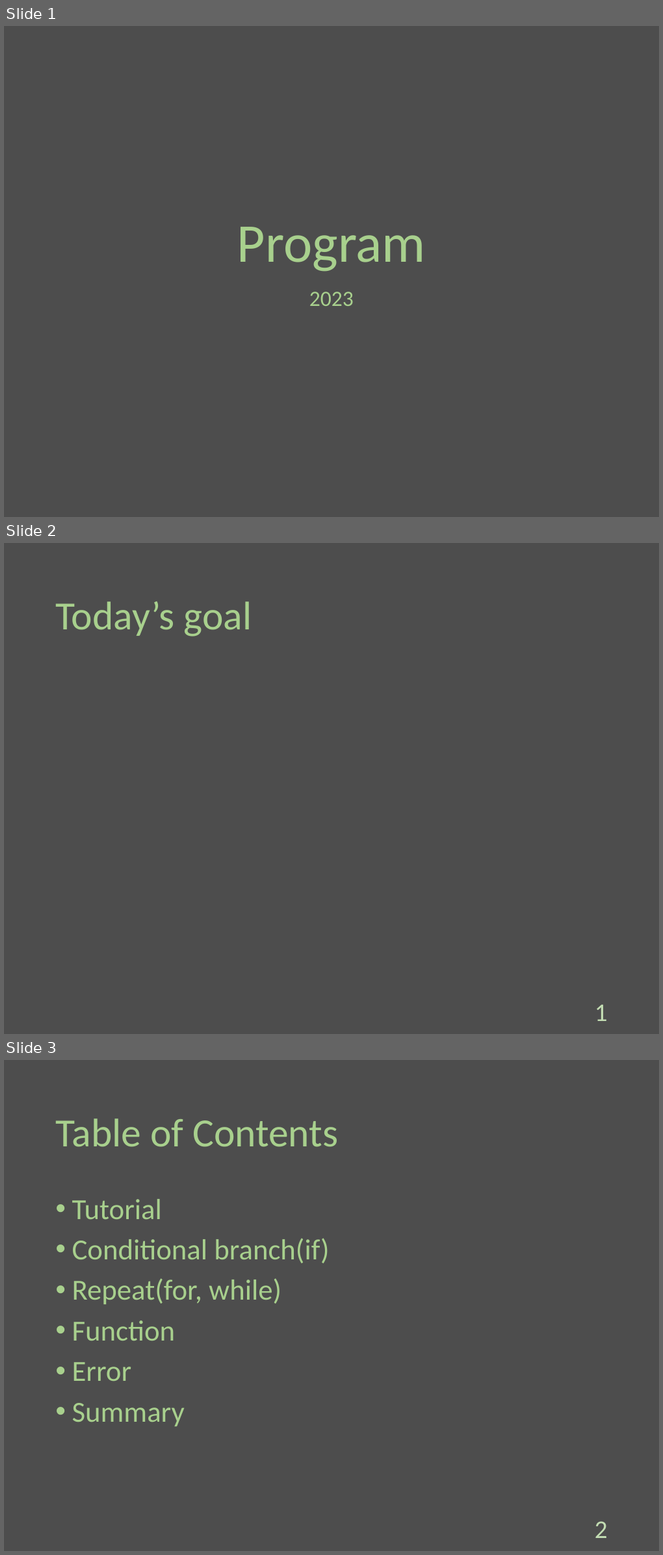
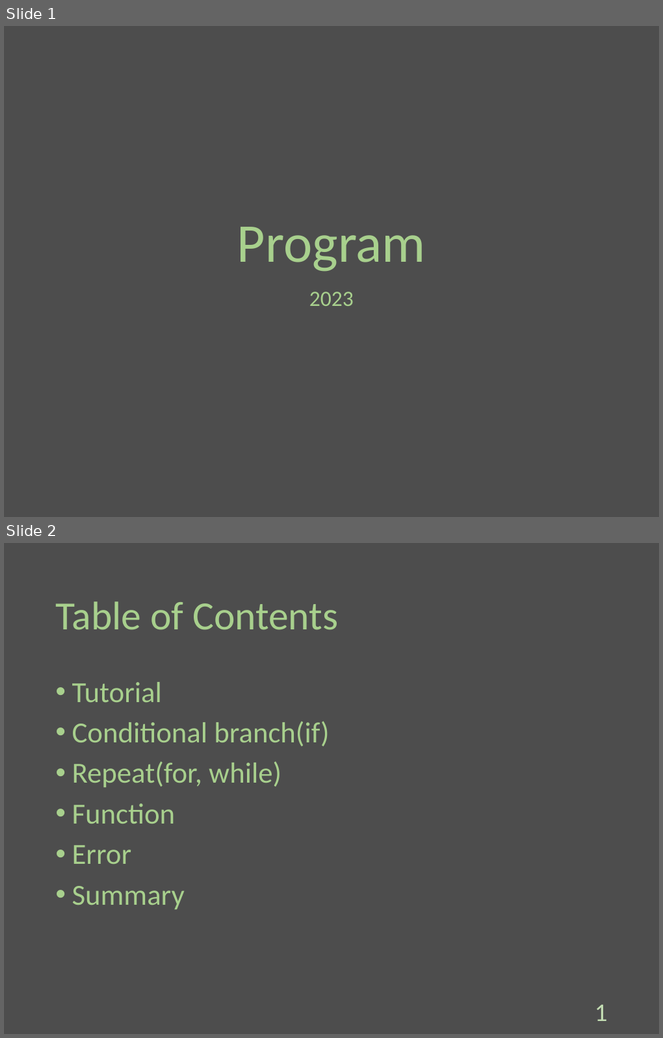
Before and after one commit to Melbeck777/program_seminar, a slide deck: ProgramSlide.pptx. Shown one above the other, each under a label of ours: slides 1, 2 and 3 before the commit, slides 1 and 2 after it. The pictures are 663x1555 and 663x1038 pixels, drawn with LibreOffice and Linux fonts; fonts in the diff are those of the drawing. Boxes give left, top, right and bottom in pixels: in the first picture for what was removed or moved away, otherwise in the second. Text is boxed around its words. In the diff, an @@ line names an element or a change of style, - is before the commit and + after.

```diff
--- a/ProgramSlide.pptx
+++ b/ProgramSlide.pptx
@@ slide 2 removed at (4, 543, 659, 1034), background #4D4D4D @@
@@ title removed at (55, 601, 252, 637) @@
-Today’s goal
@@ page number removed at (595, 1005, 608, 1021) @@
-1
@@ what was slide 3 is now slide 2 @@
@@ page number at (595, 1005, 608, 1021): text changed @@
-2
+1
```
Also in this commit, not shown: 16 slides changed.
